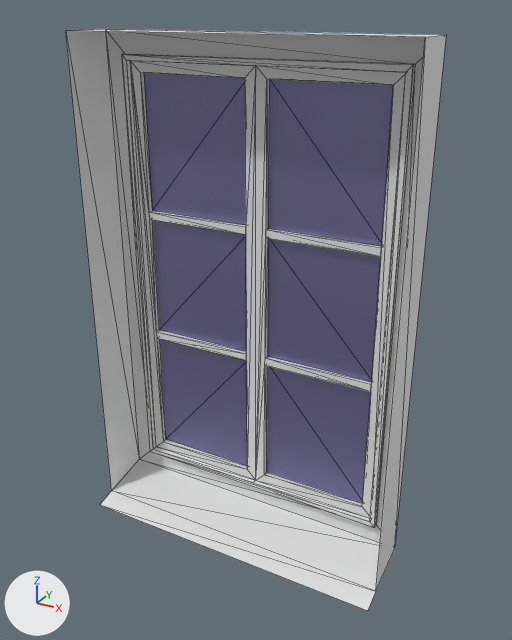
The glTF model models/window1.glb as it was, and as the next commit left it.
Rendered twice from a camera (50 mm lens) standing at (0.579, -0.951, 0.548) and looking at (0.029, 0.05, 0.048). Every picture has the same lights, and +X, +Y and +Z are marked at lower left. Mesh edges are drawn as thin lines. Where no turn or scale is listed for an object, it has been applied to the vertices. Vertices at the same position are counted once.
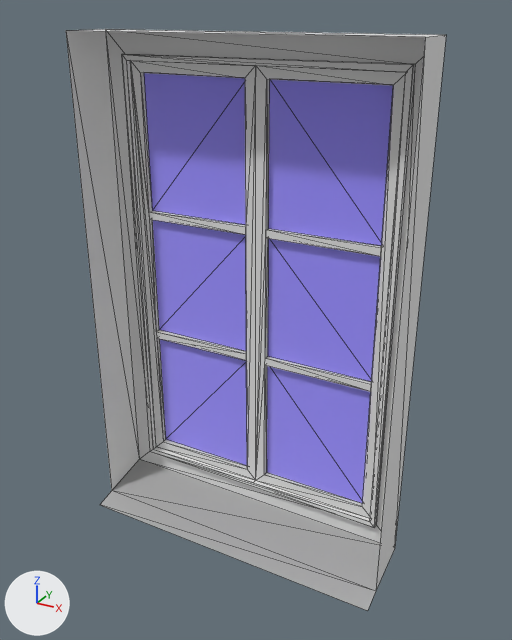
The newer file is also rescaled (x1.5) as a whole; pictures and numbers use the older file's frame.

Location of each change, (x1, y1, x2, y2) in pixels of the pictures (512 x 640 px):
'Plane', recoloured, surface changed
    both: (66, 30, 428, 611)
part 1 of me_plane, recoloured (white to grey)
    both: (100, 460, 380, 611)

What the commit changed:
Material 'Glass' (mat_glass) changes colour from blue #9892c2 to blue #c8c0ff; in linear values from (0.315, 0.289, 0.538) to (0.58, 0.53, 1.0).
In material 'Glass' (mat_glass), roughness goes from 0.5 to 1.0.
Material 'RainCatch' (mat_raincatch) is new.
Its base color is (0.42, 0.42, 0.42) (grey #adadad).
me_plane has 78 vertices, 148 faces and spans x -0.3..0.3, y -0.04..0.11, z -0.415..0.515.
me_plane is used by ob_plane; location (0.0, 0.0, 0.0).
me_plane part 1: 4 faces spanning x -0.3..0.3, y -0.04..0.1, z -0.415..-0.385 switch from mat_wood (white #e7e7e7) to mat_raincatch (grey #adadad).
